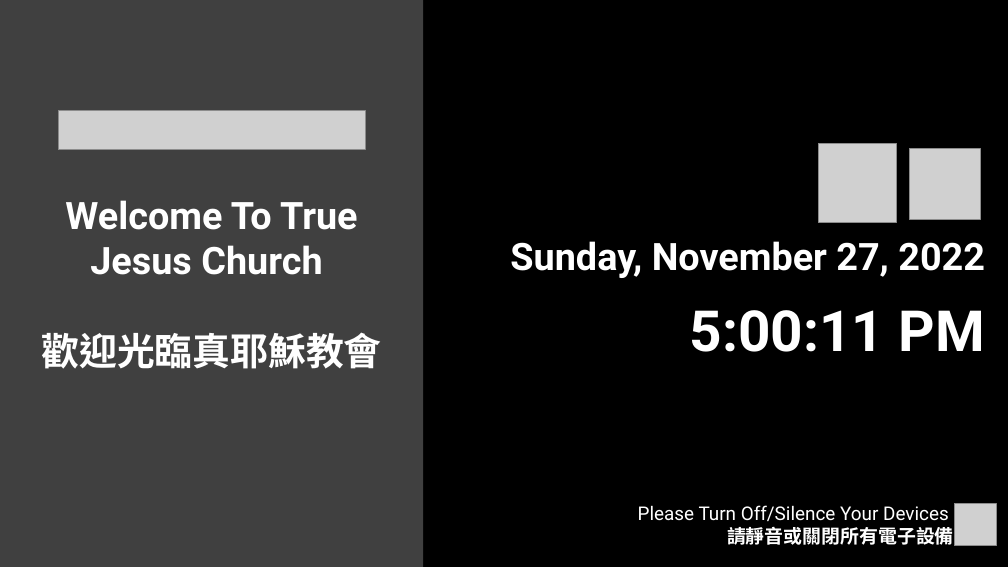
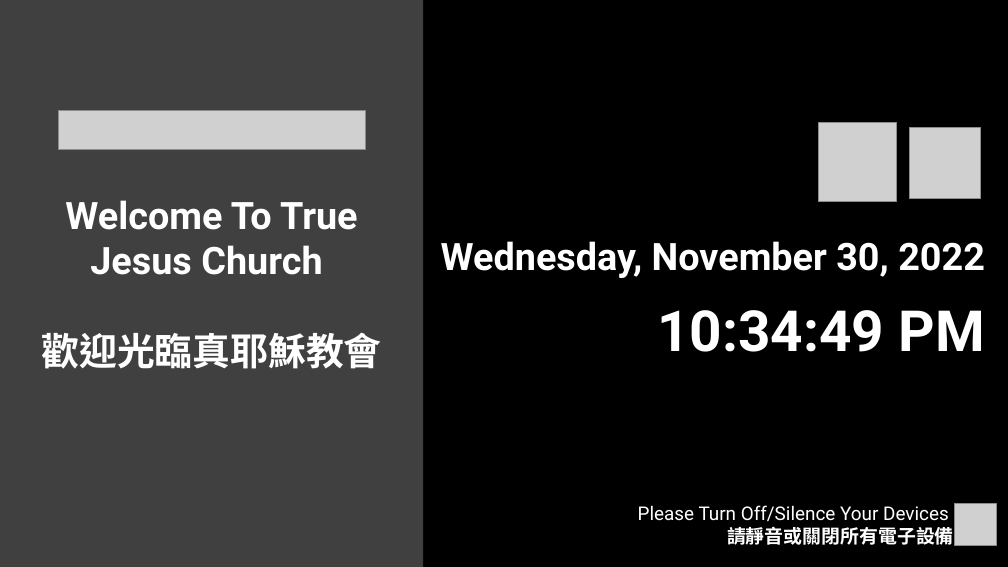
Before and after one commit to calebchanwy/tjc-powerpoint, a slide deck: slide 6 of TJCPowerPoint/Resources/ServiceWidescreen.pptx. Drawn at 1008x567 pixels with LibreOffice and Linux fonts; fonts in the diff are those of the drawing; grey boxes stand for pictures. Boxes give left, top, right and bottom in pixels: in the first picture for what was removed or moved away, otherwise in the second. Text is boxed around its words. In the diff, an @@ line names an element or a change of style, - is before the commit and + after.

```diff
--- a/TJCPowerPoint/Resources/ServiceWidescreen.pptx
+++ b/TJCPowerPoint/Resources/ServiceWidescreen.pptx
@@ picture: place and size @@
-picture at <box>818,144,897,222</box>
+picture at <box>818,123,897,201</box>
@@ picture: place and size @@
-picture at <box>910,148,981,219</box>
+picture at <box>910,127,981,198</box>
@@ text at <box>441,241,985,278</box>: text changed @@
-Sunday, November 27, 2022
+Wednesday, November 30, 2022
@@ text at <box>657,310,984,352</box>: text changed @@
-5:00:11 PM
+10:34:49 PM
```
Also in this commit, not shown: 16 other files.
